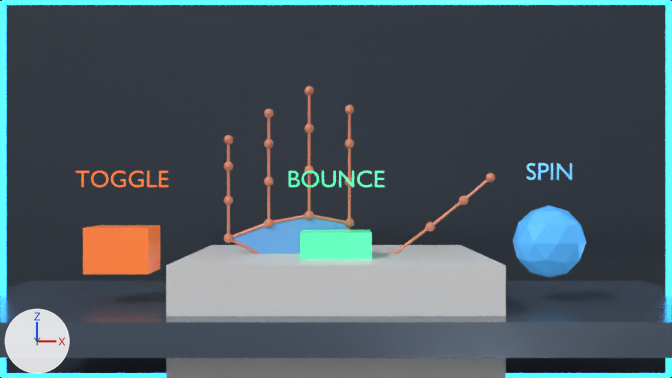
What one commit did to the Blender file hand_control_fixed_scene.blend.
Both versions are drawn from the file's camera 'PHC_FixedCamera'. Every picture has the same lights, and +X, +Y and +Z are marked at lower left. The first picture is the older version.

Names of what the first picture shows: 'Cube', 'PHC_Frame_Bottom', 'PHC_Frame_Left', 'PHC_Frame_Right', 'PHC_Frame_Top', 'PHC_Interactive_Bounce', 'PHC_Interactive_Spin', 'PHC_Interactive_Toggle', 'PHC_Label_Bounce', 'PHC_Label_Spin', 'PHC_Label_Toggle', 'PHC_R_Palm', 'PHC_Scene_Backdrop', 'PHC_Scene_Floor', 'PHC_Scene_Table' and 37 more.
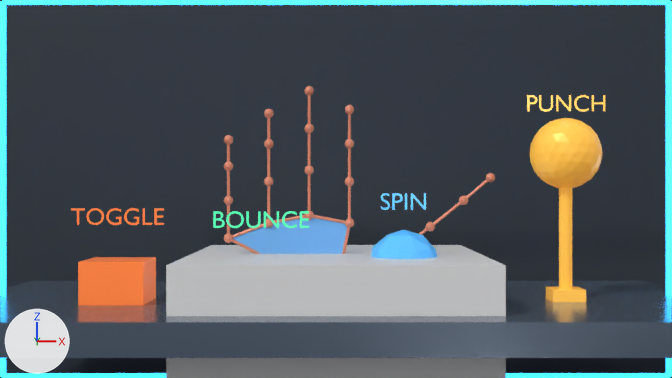
Where the change shows, as pixel boxes [x1, y1, x2, y2] in the pictures (672 x 378 px):
'PHC_Interactive_Toggle', moved, rescaled: before [83, 225, 160, 274]; after [78, 257, 156, 305]
'PHC_Interactive_Spin', moved: before [513, 206, 586, 277]; after [371, 230, 437, 259]
'PHC_PunchBall', added: after [530, 118, 603, 188]
'PHC_Interactive_Bounce', moved (not visible afterwards): before [300, 230, 372, 259]
'PHC_PunchRod', added: after [559, 188, 572, 289]
'PHC_Label_Bounce', moved: before [289, 171, 384, 187]; after [213, 211, 309, 228]
'PHC_Label_Toggle', moved: before [76, 171, 168, 187]; after [71, 208, 164, 225]
'PHC_Label_Spin', moved: before [527, 163, 572, 180]; after [381, 193, 426, 210]
'PHC_PunchBase', added: after [546, 287, 586, 302]
'PHC_Label_Punch', added: after [527, 95, 605, 112]

What the commit changed:
Material 'PHC_Interactive_Punch' (mat_phc_interactive_punch) is new.
Its base color is (1.0, 0.62, 0.08) (yellow #ffce50).
Its metallic is 0.1.
Its roughness is 0.28.
Its emission color is (1.0, 0.35, 0.04) (orange #ffa038).
Its emission strength is 0.35.
Mesh me_cylinder_001 is new.
It is a 16-sided cylinder along z spanning x -0.045..0.045, y -0.045..0.045, z -0.5..0.5.
It uses material mat_phc_interactive_punch (yellow #ffce50, glowing orange #ffa038).
Mesh me_icosphere_002 is new.
It is an icosphere of 320 faces spanning x -0.24..0.24, y -0.24..0.24, z -0.24..0.24.
It uses material mat_phc_interactive_punch (yellow #ffce50, glowing orange #ffa038).
Mesh me_phc_punchbasemesh is new.
It is a box spanning x -1.0..1.0, y -1.0..1.0, z -1.0..1.0.
It uses material mat_phc_interactive_punch (yellow #ffce50, glowing orange #ffa038).
Text 'PHC_Label_PunchCurve' (txt_phc_label_punchcurve) is new.
Its body is 'PUNCH'.
It uses material mat_phc_interactive_punch (yellow #ffce50, glowing orange #ffa038).
Its align x is 'CENTER'.
Its align y is 'CENTER'.
Its size is 0.16.
Object 'PHC_Interactive_Toggle' (ob_phc_interactive_toggle) moves from (-1.42, -0.28, 1.05) to (-1.45, -0.28, 0.84).
Object 'PHC_Interactive_Toggle' (ob_phc_interactive_toggle) is rescaled from (0.21, 0.21, 0.15) to (0.21, 0.21, 0.14).
Object 'PHC_Interactive_Bounce' (ob_phc_interactive_bounce) moves from (0.0, -0.28, 1.05) to (-0.5, -0.28, 0.82).
Object 'PHC_Interactive_Spin' (ob_phc_interactive_spin) moves from (1.42, -0.28, 1.1) to (0.45, -0.28, 0.94).
Object 'PHC_Label_Bounce' (ob_phc_label_bounce) moves from (0.0, -0.3, 1.51) to (-0.5, -0.3, 1.24).
Object 'PHC_Label_Spin' (ob_phc_label_spin) moves from (1.42, -0.3, 1.56) to (0.45, -0.3, 1.36).
Object 'PHC_Label_Toggle' (ob_phc_label_toggle) moves from (-1.42, -0.3, 1.51) to (-1.45, -0.3, 1.26).
Object 'PHC_Label_Punch' (ob_phc_label_punch) is new; it shows txt_phc_label_punchcurve.
Its location is (1.55, -0.22, 2.02).
Its rotation in degrees is (90, 0, 0).
Object 'PHC_PunchRod' (ob_phc_punchrod) is new; it shows me_cylinder_001.
Its location is (1.55, -0.2, 1.215).
Object 'PHC_PunchBall' (ob_phc_punchball) is new; it shows me_icosphere_002.
Its location is (1.55, -0.2, 1.69).
Object 'PHC_PunchBase' (ob_phc_punchbase) is new; it shows me_phc_punchbasemesh.
Its location is (1.55, -0.2, 0.74).
Its scale is (0.11, 0.11, 0.04).
